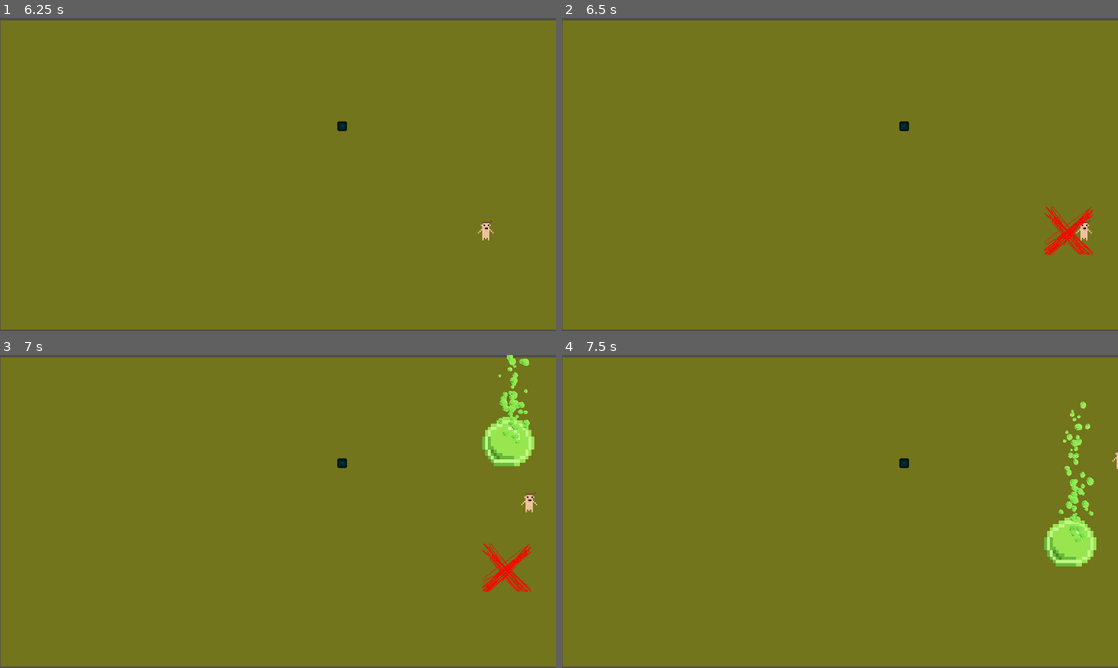
Above: before the commit, frames 1-4 (two rows, left to right).
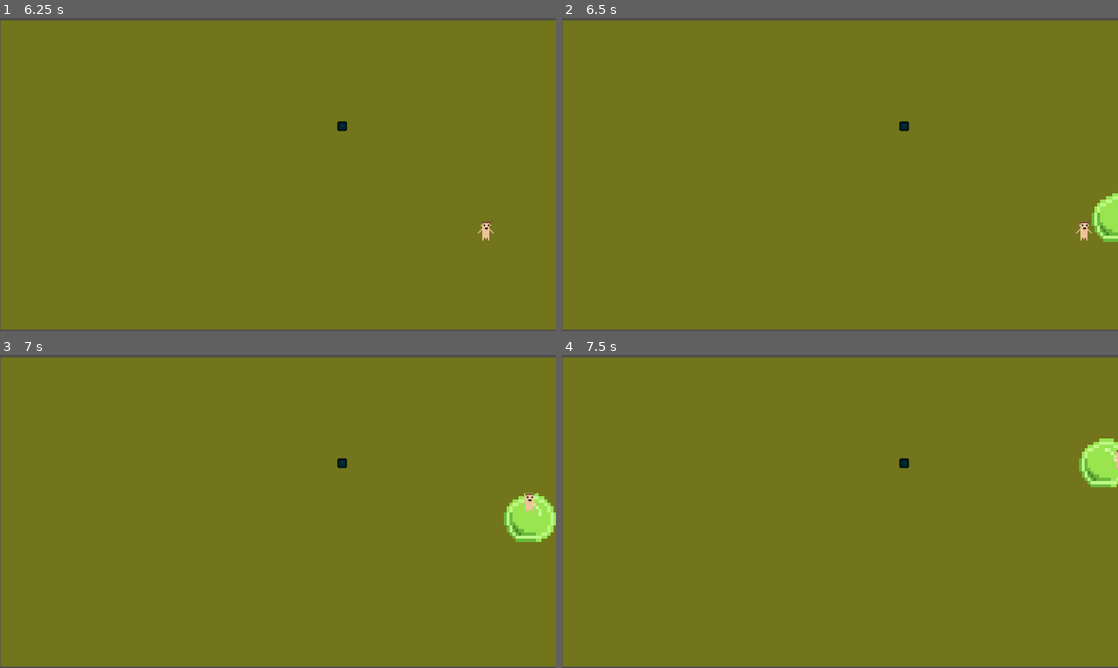
Above: after the commit, the same moments.

Repository: dev-cyprium/global-game-jam-game
Game: Godot game, scene res://world.tscn
Same seed, same stepped clock (60 frames per second), same inputs: the game is played once before the commit and once after it. The engine's default icon, where the game draws it, is replaced by a stand-in: a white triangle on a blue panel in a dark square.
Inputs:
- Up to frame 1 (6.25 s): tap Enter at 0.5 s; hold D (right) 0.53-1.28 s; hold S (down) 1.28-2.03 s; hold D (right) 2.03-2.78 s; hold W (up) 2.78-3.53 s; hold A (left) 3.53-5.03 s; hold S (down) 5.03-5.78 s; hold D (right) from 5.78 s (still down)
- Up to frame 2 (6.5 s): keep holding D (right)
- Up to frame 3 (7 s): release D (right) at 6.53 s; hold W (up) from 6.53 s (still down)
- Up to frame 4 (7.5 s): release W (up) at 7.28 s; hold D (right) from 7.28 s (still down)

Frame 1 is identical in both runs. In frame 2, 1.1% of the frame differs, in the area x 86-100%, y 56-76%; in frame 3, 3.2%, in the area x 86-100%, y 0-76%; in frame 4, 2.6%.

Commit message:
add slime chase

Diff:
--- a/enemy.gd
+++ b/enemy.gd
@@ -16,16 +16,18 @@
 	attack.start()
 
 
-enum Attacks { LONG_STOMP, SPEW }
-enum State { JUMP, LANDING, IDLE }
+enum Attacks { LONG_STOMP, CHASE, SPEW }
+enum State { JUMP, LANDING, IDLE, CHASE }
 var state = State.IDLE
 
-const attack_opts = [Attacks.LONG_STOMP, Attacks.SPEW]
+const attack_opts = [Attacks.LONG_STOMP, Attacks.CHASE]
+var current_attack = null
 
 @export var landing_vel = 100
 @export var jumping_vel = -400
+@export var chase_speed = 250
 
-func _physics_process(_delta):
+func _physics_process(delta):
 	var current_target_pos = null
 	if current_target != null:
 		current_target_pos = current_target.global_position
@@ -53,13 +55,17 @@
 
 			move_and_slide()
 
+	if current_target_pos and state == State.CHASE:
+		global_position = global_position.move_toward(current_target_pos,
+			delta * chase_speed)
+
 	if current_target_pos and state == State.IDLE:
 		state = State.JUMP
 		velocity.y = jumping_vel
 
 func _on_timer_timeout():
-	var picked_attack = Attacks.LONG_STOMP
-	do_attack(picked_attack)
+	current_attack = attack_opts.pick_random()
+	do_attack(current_attack)
 
 func do_attack(atk_type):
 	match atk_type:
@@ -71,3 +77,13 @@
 			inst.global_position = player.global_position
 			current_target = inst
 			get_tree().root.add_child(inst)
+		Attacks.CHASE:
+			$Chase.start()
+			state = State.CHASE
+			current_target = player
+
+
+func _on_chase_timeout():
+	attack.start()
+	current_target = null
+	state = State.IDLE
--- a/enemy.tscn
+++ b/enemy.tscn
@@ -65,6 +65,11 @@
 
 [node name="CollisionShape2D" type="CollisionShape2D" parent="."]
 shape = SubResource("RectangleShape2D_8xs3r")
+disabled = true
+
+[node name="Chase" type="Timer" parent="."]
+wait_time = 4.0
+one_shot = true
 
 [node name="Attack" type="Timer" parent="."]
 wait_time = 2.2
@@ -92,4 +97,5 @@
 hue_variation_min = 0.5
 hue_variation_max = 0.5
 
+[connection signal="timeout" from="Chase" to="." method="_on_chase_timeout"]
 [connection signal="timeout" from="Attack" to="." method="_on_timer_timeout"]
Not shown, changed: .gitignore
